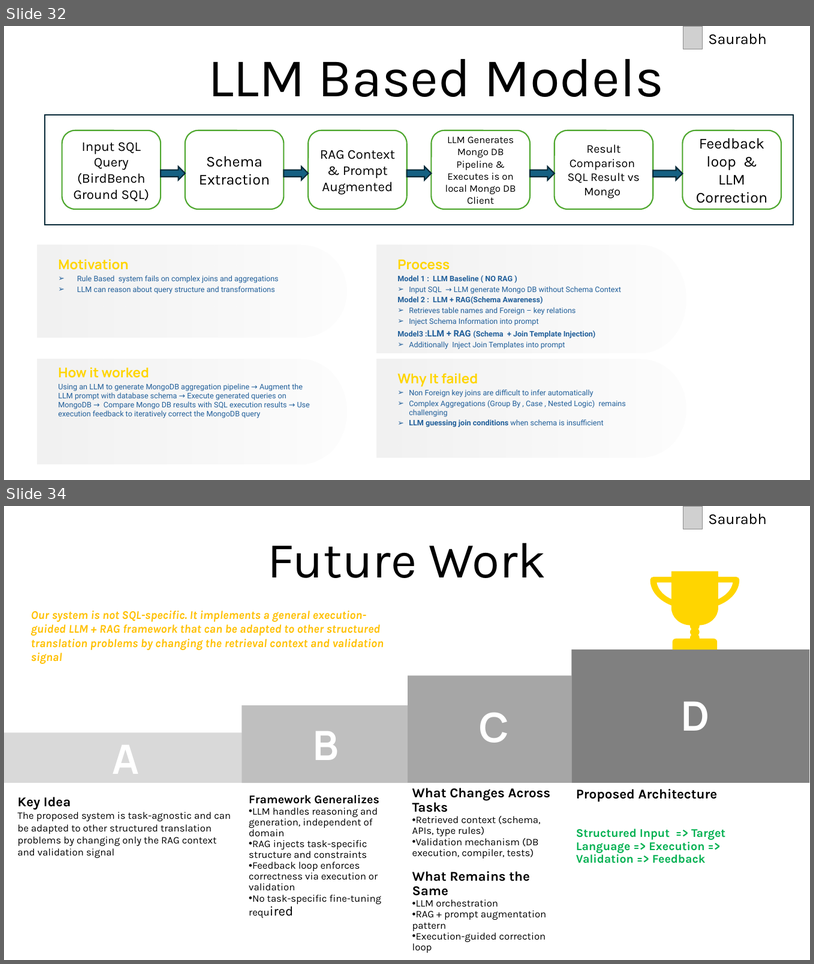
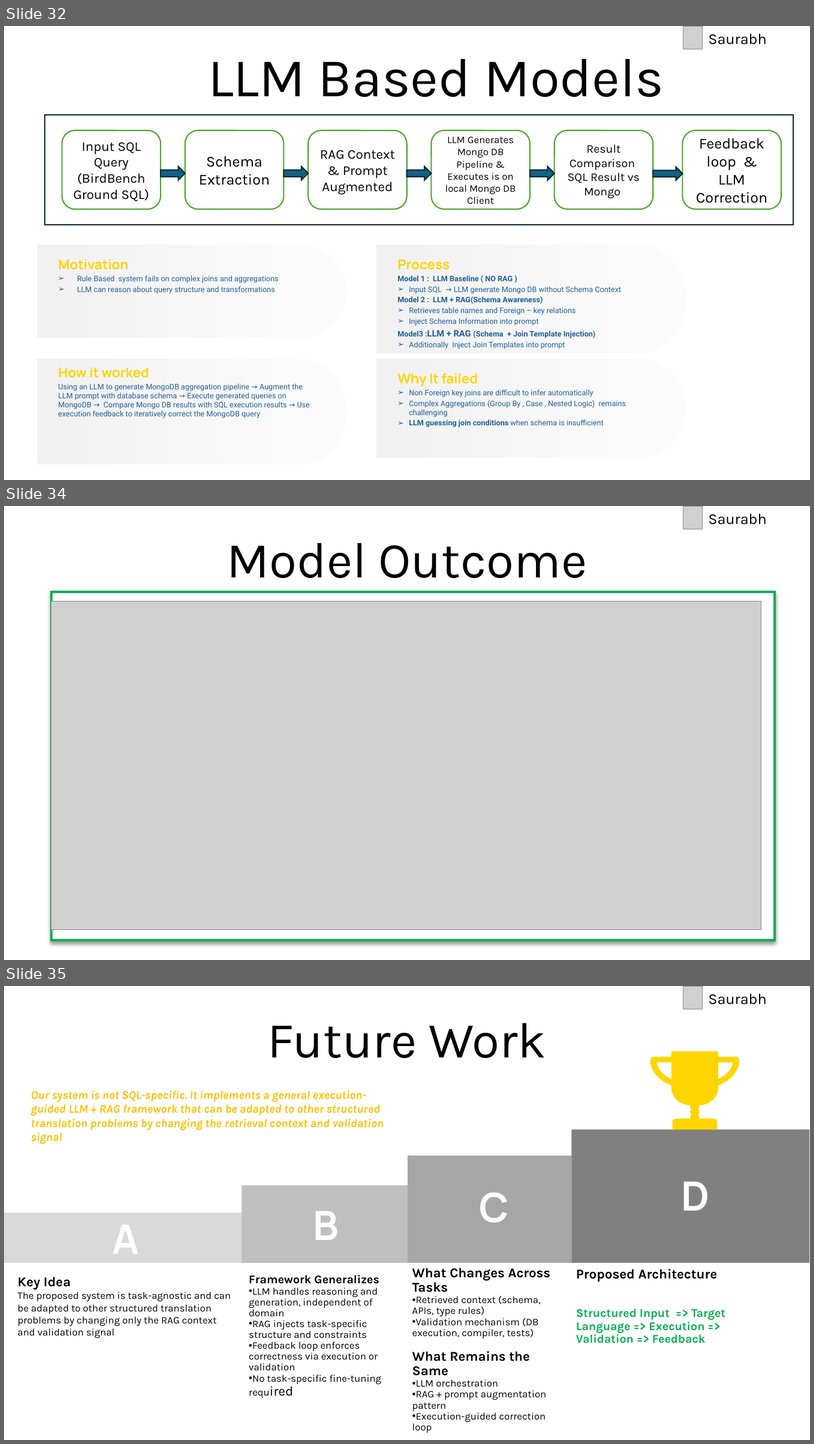
Before and after one commit to nayanjha16/CodeGen-Implementations, a slide deck: Group12_Project_Submission_document_CodeGen.pptx. Shown one above the other, each under a label of ours: slides 32 and 34 before the commit, slides 32, 34 and 35 after it; the slides between them are not shown. The pictures are 814x964 and 814x1444 pixels, drawn with LibreOffice and Linux fonts; fonts in the diff are those of the drawing; grey boxes stand for pictures. Boxes give left, top, right and bottom in pixels: in the first picture for what was removed or moved away, otherwise in the second. Text is boxed around its words. In the diff, an @@ line names an element or a change of style, - is before the commit and + after.

```diff
--- a/Group12_Project_Submission_document_CodeGen.pptx
+++ b/Group12_Project_Submission_document_CodeGen.pptx
@@ slide 34 added at (x1=4, y1=506, x2=810, y2=960), background #FFFFFF @@
@@ picture added at (x1=684, y1=506, x2=704, y2=529) @@
@@ text added at (x1=708, y1=513, x2=767, y2=525), 18 pt, text #000000 @@
+Saurabh
@@ title added at (x1=227, y1=543, x2=587, y2=578), 60 pt, text #000000 @@
+Model Outcome
@@ rectangle added at (x1=51, y1=592, x2=775, y2=940), fill #FFFFFF, outline #00B050 2.75 pt @@
@@ picture added at (x1=51, y1=601, x2=761, y2=930) @@
@@ what was slide 34 is now slide 35 @@
```
Also in this commit, not shown: 1 slide changed, 2 other files.
